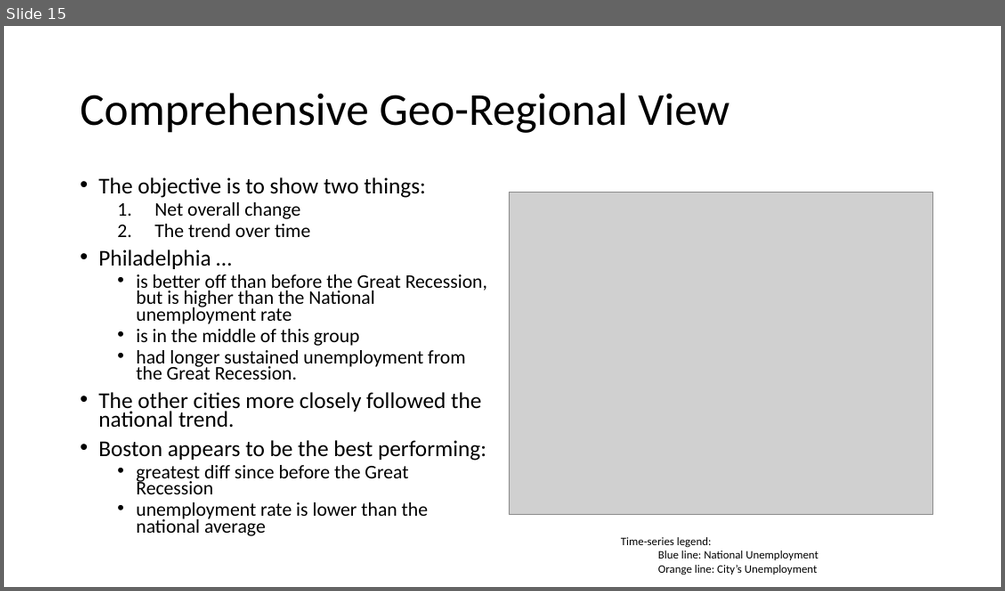
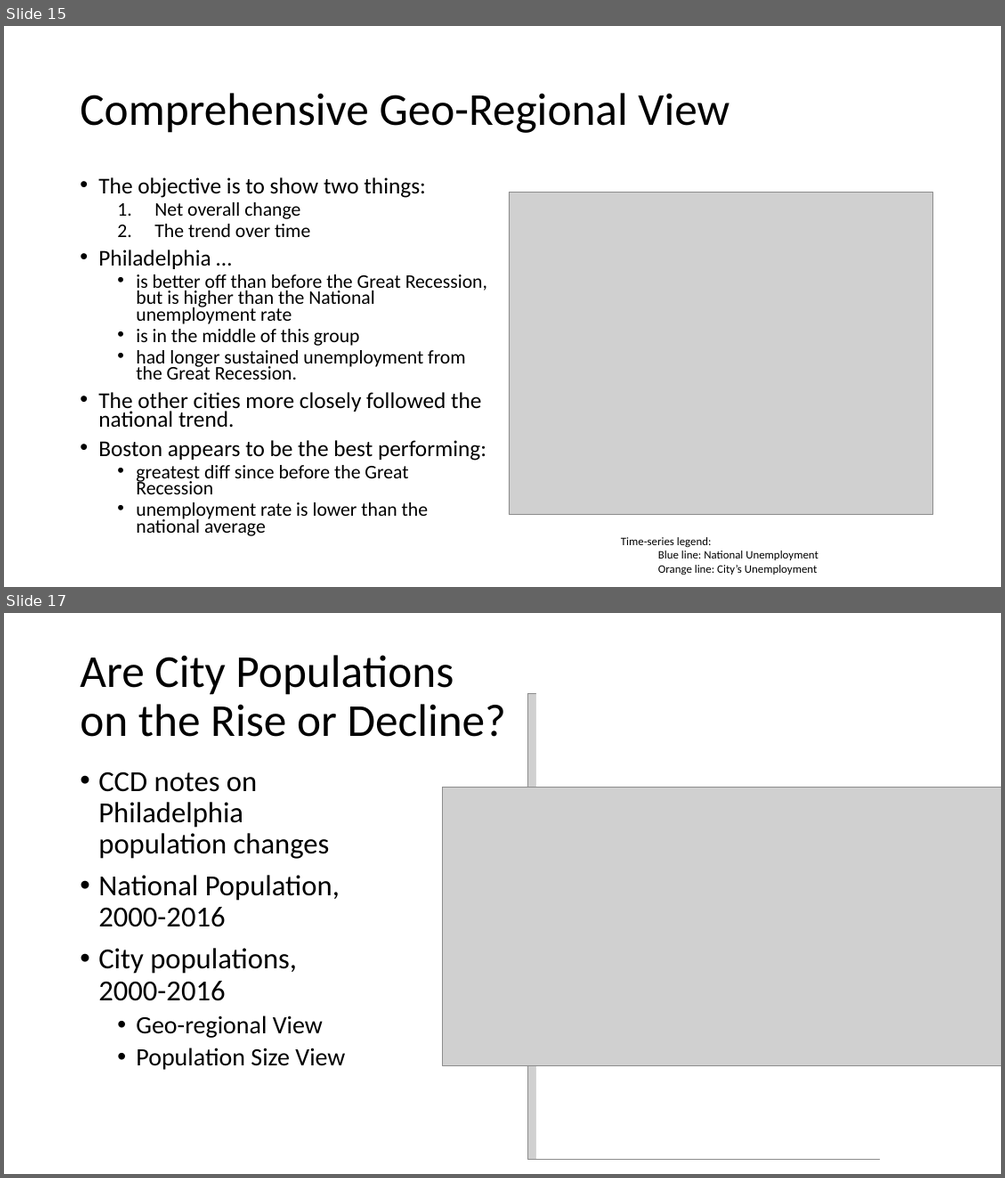
Before and after one commit to muftring/iu-datavis, a slide deck: project/mid-term-presentation.pptx. Shown one above the other, each under a label of ours: slide 15 before the commit, slides 15 and 17 after it; the slides between them are not shown. The pictures are 1005x591 and 1005x1178 pixels, drawn with LibreOffice and Linux fonts; fonts in the diff are those of the drawing; grey boxes stand for pictures. Boxes give left, top, right and bottom in pixels: in the first picture for what was removed or moved away, otherwise in the second. Text is boxed around its words. In the diff, an @@ line names an element or a change of style, - is before the commit and + after.

Commit message:
Mid-term project: more population analysis, some with labor force

```diff
--- a/project/mid-term-presentation.pptx
+++ b/project/mid-term-presentation.pptx
@@ slide 17 added at (x1=4, y1=613, x2=1001, y2=1174), background #FFFFFF @@
@@ title added at (x1=80, y1=655, x2=506, y2=737), 44 pt, text #000000 @@
+Are City Populations
+on the Rise or Decline?
@@ picture added at (x1=528, y1=693, x2=880, y2=1159) @@
@@ rectangle added at (x1=536, y1=693, x2=888, y2=1159), fill #FFFFFF @@
@@ text added at (x1=98, y1=771, x2=345, y2=1070), 28 pt, text #000000 @@
+• CCD notes on Philadelphia population changes
+• National Population, 2000-2016
+• City populations, 2000-2016
+  • Geo-regional View
+  • Population Size View
@@ picture added at (x1=442, y1=787, x2=1001, y2=1064) @@
@@ rectangle added at (x1=398, y1=801, x2=958, y2=1078), fill #FFFFFF @@
@@ picture added at (x1=439, y1=801, x2=847, y2=1078) @@
```
Also in this commit, not shown: 12 slides changed, 1 other slide added, 2 slides removed, 32 other files.
